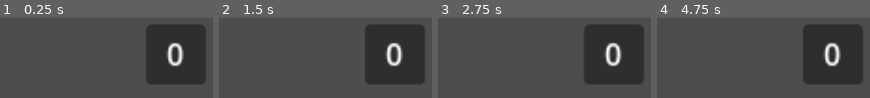
Above: before the commit, frames 1-4 (left to right).
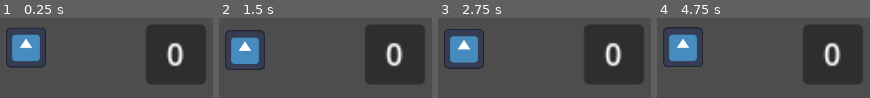
Above: after the commit, the same moments.

Repository: PerroBetto/FlappyLearn-Flappy-bird-clone-to-learn-GODOT-
Game: Godot game, scene res://Scenes/menu.tscn
Same seed, same stepped clock (60 frames per second), same inputs: the game is played once before the commit and once after it. The engine's default icon, where the game draws it, is replaced by a stand-in: a white triangle on a blue panel in a dark square.
Inputs:
- Up to frame 1 (0.25 s): no input
- Up to frame 2 (1.5 s): tap Enter (ui_accept) at 0.5, 0.6, 0.77, 1.07, 1.35 s
- Up to frame 3 (2.75 s): tap Enter (ui_accept) at 1.52, 1.82, 2.1 s
- Up to frame 4 (4.75 s): tap Enter (ui_accept) at 2.85, 3.02, 3.32, 3.6, 3.77, 4.07, 4.25, 4.35, 4.52 s

The runs differ from the first frame. In frame 1, 5.9% of the frame differs, in the area x 2-22%, y 12-63%; in frame 2, 5.9%; in frame 3, 5.9%; in frame 4, 6.1%, in the area x 2-22%, y 11-62%.

Commit message:
Added bird to the title screen, adjusted window size properties

Diff:
--- a/Scenes/menu.tscn
+++ b/Scenes/menu.tscn
@@ -1,9 +1,12 @@
-[gd_scene load_steps=3 format=3 uid="uid://8wfunbx3p8jo"]
+[gd_scene load_steps=4 format=3 uid="uid://8wfunbx3p8jo"]
 
 [ext_resource type="Script" uid="uid://cgygkapifp5hi" path="res://Scripts/mainMenu.gd" id="1_xhh6f"]
 [ext_resource type="PackedScene" uid="uid://740lwoma4etc" path="res://Scenes/UI/score_board_ui.tscn" id="2_cayip"]
+[ext_resource type="PackedScene" uid="uid://ca5f6tamdqp4b" path="res://Scenes/bird/bird.tscn" id="3_cayip"]
 
 [node name="Menu" type="Node"]
 script = ExtResource("1_xhh6f")
 
 [node name="ScoreBoardUI" parent="." instance=ExtResource("2_cayip")]
+
+[node name="bird" parent="." instance=ExtResource("3_cayip")]
--- a/Scripts/bird/bird.gd
+++ b/Scripts/bird/bird.gd
@@ -12,10 +12,12 @@
 	TITLE
 }
 
+var minTitleHeight : float = 999.0
+
 # Called when the node enters the scene tree for the first time.
 func _ready():
-	state = STATE.ALIVE
-
+	state = STATE.TITLE
+	set_title_min_height(300)
 
 # Called every frame. 'delta' is the elapsed time since the previous frame.
 func _physics_process(delta):
@@ -23,13 +25,17 @@
 	if(state == STATE.ALIVE):
 		if(!is_on_floor()):
 			velocity.y += get_gravity().y * delta
+		if(Input.is_action_just_pressed("ui_accept") && alive):
+			_on_jump()
+	elif(state == STATE.TITLE):
+		if(!is_on_floor()):
+			velocity.y += get_gravity().y * delta
+		if(position.y > minTitleHeight):
+			_on_jump()
+	elif(state == STATE.DEAD):
+		_on_player_dead()
 
-		if(Input.is_action_just_pressed("ui_accept") && alive):
-			velocity.y = JumpHeight
-
-		move_and_slide()
-	elif(state == STATE.TITLE):
-		pass
+	move_and_slide()
 
 func _on_point_detect_area_entered(area):
 	if(area.name == "PointDetect"):
@@ -39,6 +45,16 @@
 func _on_point_detect_body_entered(body):
 	if(body.name != "PointDetect" && body.name != self.name):
 		state = STATE.DEAD
-		killed.emit()
-		alive = false
-		print("killed")
+
+func _on_player_dead():
+	killed.emit()
+	alive = false
+	print("killed")
+
+func _on_jump():
+	velocity.y = JumpHeight
+
+
+#For the title screen, there is no player input, but rather the game inputs. We must set a min height to which the bird will jump
+func set_title_min_height(MINHEIGHT : float) -> void:
+	minTitleHeight = MINHEIGHT
--- a/Scripts/levelControl.gd
+++ b/Scripts/levelControl.gd
@@ -21,10 +21,11 @@
 	BIRD.pointUP.connect(incrementPoints)
 	BIRD.killed.connect(endGame)
 	wallTimer.start(0.1)
+	BIRD.state = BIRD.STATE.ALIVE
 
 
 # Called every frame. 'delta' is the elapsed time since the previous frame.
-func _process(delta):
+func _process(_delta):
 	pass
 
 func incrementPoints():
--- a/Scripts/mainMenu.gd
+++ b/Scripts/mainMenu.gd
@@ -1,15 +1,21 @@
 extends Node
 
 @onready var scoreBoard : Control = $ScoreBoardUI
+@onready var bird : CharacterBody2D = $bird
 
+var _windowSize : Vector2i
 
 # Called when the node enters the scene tree for the first time.
 func _ready():
 	Globals._load_data()
 	scoreBoard.call("process_point", Globals.High_Score)
 
+	_windowSize = self.get_window().size
+	bird.call("set_title_min_height", _windowSize.y/2.5)
+	bird.position = Vector2(_windowSize.x/2.0, _windowSize.y/2.5)
+
 
 
 # Called every frame. 'delta' is the elapsed time since the previous frame.
-func _process(delta):
+func _process(_delta):
 	pass
--- a/Scripts/wall/floor.gd
+++ b/Scripts/wall/floor.gd
@@ -11,7 +11,7 @@
 
 
 # Called every frame. 'delta' is the elapsed time since the previous frame.
-func _process(delta):
+func _process(_delta):
 	pass
 
 func _physics_process(delta):
--- a/Scripts/wall/wall.gd
+++ b/Scripts/wall/wall.gd
@@ -1,5 +1,4 @@
 extends AnimatableBody2D
-signal birdCollided
 
 @onready var pointDetect : Area2D = $PointDetect
 
--- a/project.godot
+++ b/project.godot
@@ -23,6 +23,7 @@
 
 window/size/viewport_width=1280
 window/size/viewport_height=720
+window/stretch/mode="viewport"
 
 [dotnet]
 
